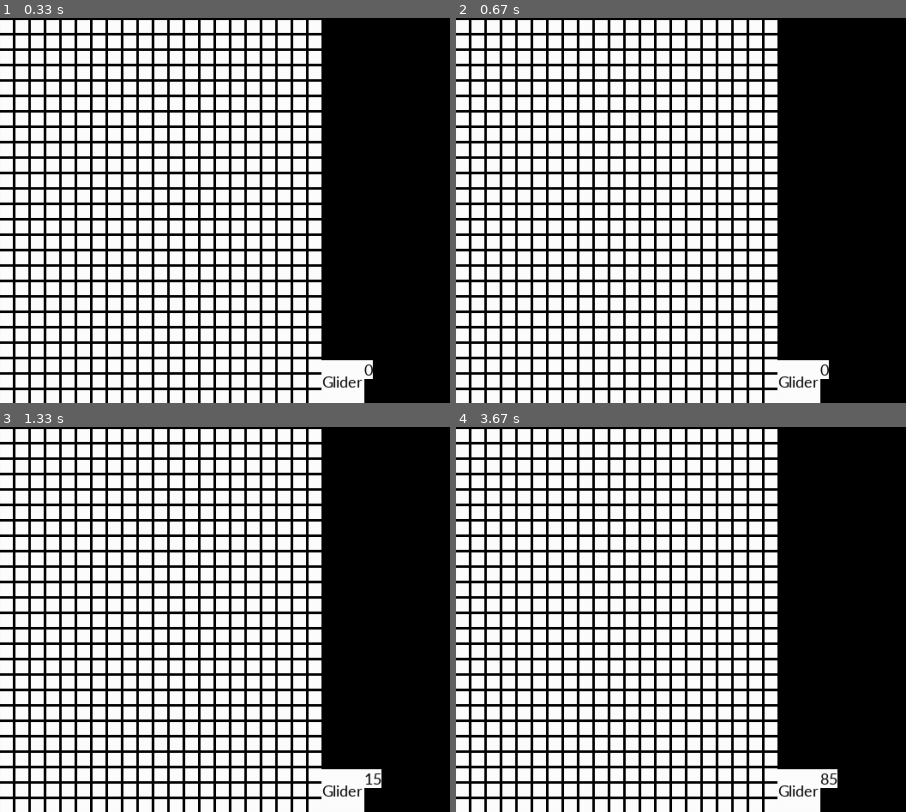
Above: before the commit, frames 1-4 (two rows, left to right).
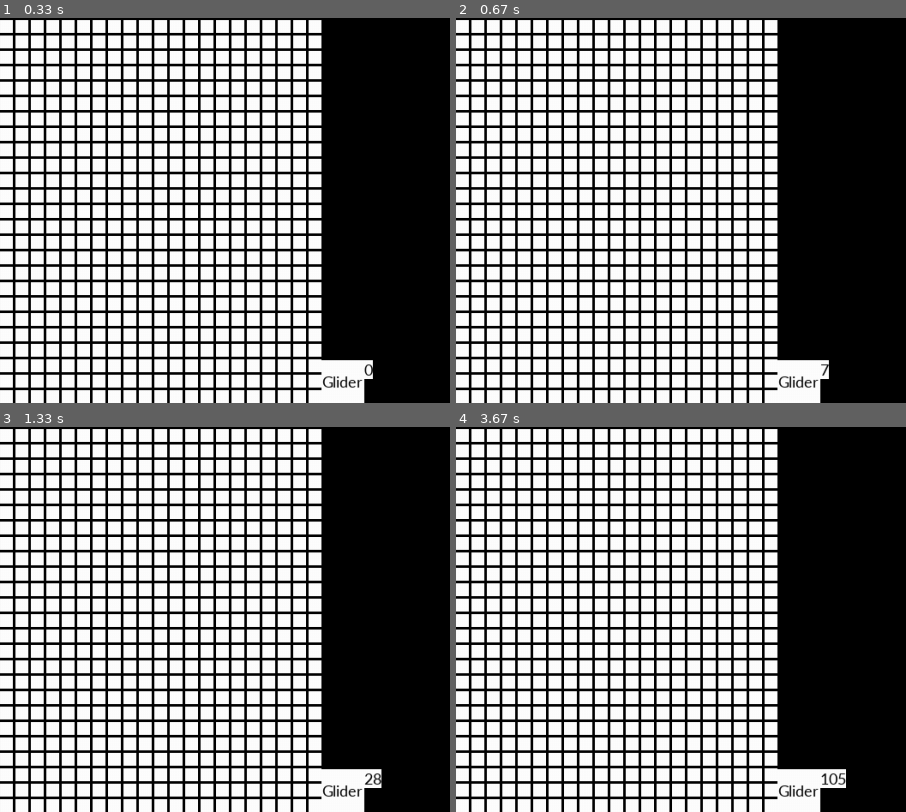
Above: after the commit, the same moments.

Repository: b-whitman/game-of-life
Game: pygame game, started from src/game-of-life.py
Two runs of this game, one before a commit and one after it. Both use one fixed random seed, a clock stepped at 60 frames per second and the inputs below.
Inputs (mouse positions are % of the whole screen's width and height, from its top left):
- Up to frame 1 (0.33 s): no input
- Up to frame 2 (0.67 s): click "Play/Pause" at 0.38 s
- Up to frame 3 (1.33 s): hold Up 0.83-1.3 s; move the mouse to (46, 54) at 0.87 s
- Up to frame 4 (3.67 s): hold Up 1.33-1.7 s; hold Up 1.73-2.03 s; hold Up 2.07-2.43 s; hold Up 2.47-2.77 s; hold Up 2.8-3.17 s; hold Up 3.2-3.5 s; hold Up from 3.53 s (still down)
The pictures show only the part of the screen within x 50-100%, y 50-100%; the shares and areas given below are measured in that part.

Frame 1 is identical in both runs. In frame 2, less than 0.1% of the frame differs, in the area x 80-83%, y 89-93%; in frame 3, less than 0.1%; in frame 4, 0.2%, in the area x 81-87%, y 88-94%.

Commit message:
functional pause button

Diff:
--- a/src/game-of-life.py
+++ b/src/game-of-life.py
@@ -54,7 +54,7 @@
     pygame.display.update()
 
 def menu(x, y):
-    # This should probably be a class instead of a function
+    # TODO: This should probably be a class instead of a function
     if play_button.y < y < play_button.y+play_button.height:
         if grid.clickable == True:
             print("Pause")
@@ -91,8 +91,7 @@
         elif event.type == pygame.KEYDOWN:
             grid.cells = grid.resolve()
 
-    keys = pygame.key.get_pressed()
-    if keys[pygame.K_UP]:
+    if grid.clickable == False:
         grid.cells = grid.resolve()
         draw(grid)
         continue
